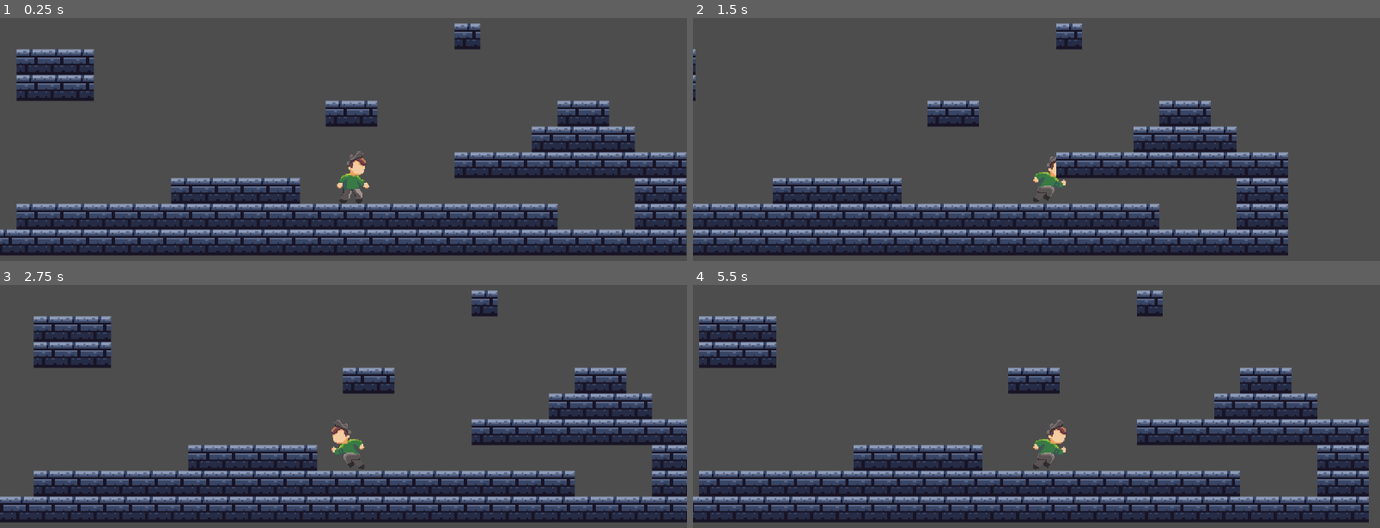
Above: before the commit, frames 1-4 (two rows, left to right).
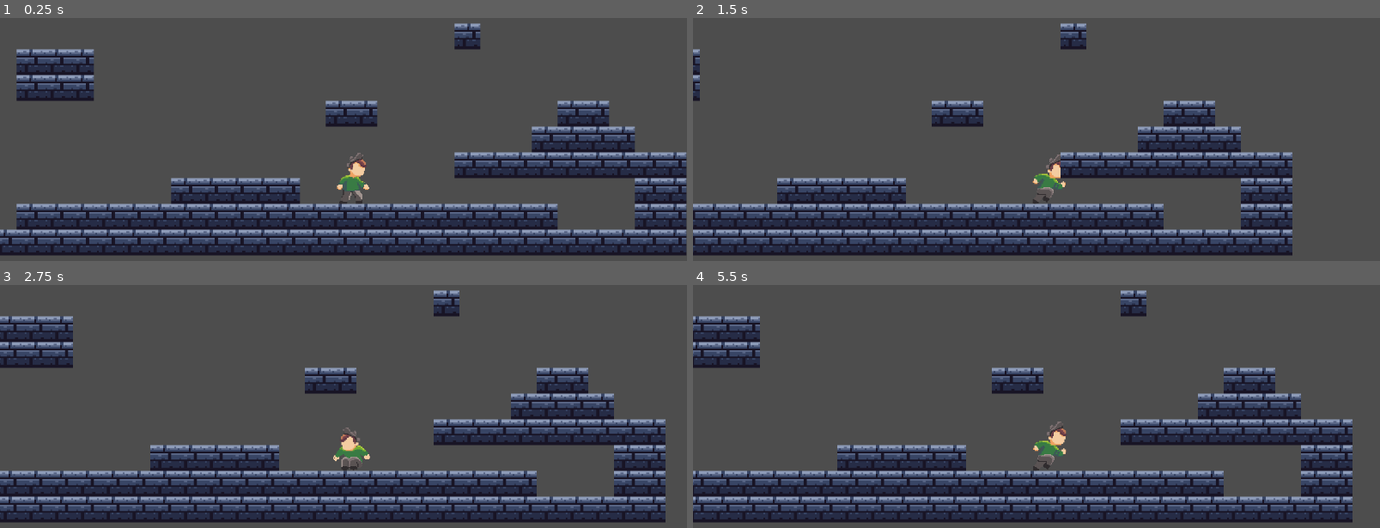
Above: after the commit, the same moments.

Repository: puli-101/movement-prototype
Game: Godot game, scene res://scenes/game.tscn
Same seed, same stepped clock (60 frames per second), same inputs: the game is played once before the commit and once after it.
Inputs:
- Up to frame 1 (0.25 s): no input
- Up to frame 2 (1.5 s): tap Enter at 0.5 s; hold S (crouch) 0.53-1.28 s; hold D (move_right) from 0.53 s (still down); tap Space (jump) at 0.77, 1.07 s; tap Shift (impulse) at 0.8, 1.35 s
- Up to frame 3 (2.75 s): tap Space (jump) at 1.52, 1.55, 1.82, 2.1 s; release D (move_right) at 2.03 s; hold Left (move_left) from 2.03 s (still down); hold S (crouch) from 2.03 s (still down)
- Up to frame 4 (5.5 s): release Left (move_left) at 2.78 s; release S (crouch) at 2.78 s; hold D (move_right) 2.78-4.28 s; tap S (crouch) at 2.85, 4.35 s; tap Space (jump) at 3.02, 3.32, 3.77, 3.8, 4.07, 4.52, 4.82 s; tap Shift (impulse) at 3.05, 3.6, 5.1 s; hold Left (move_left) 4.28-5.03 s; hold D (move_right) from 5.03 s (still down)

The runs differ from the first frame. In frame 1, 0.3% of the frame differs, in the area x 49-54%, y 54-77%; in frame 2, 8.3%; in frame 3, 17%, in the area x 0-100%, y 2-98%; in frame 4, 11%.

Commit message:
Added sliding and states machine for handling player states and animations

Diff:
--- a/scenes/components/movement_component.tscn
+++ b/scenes/components/movement_component.tscn
@@ -2,5 +2,12 @@
 
 [ext_resource type="Script" path="res://scripts/component_scripts/movement_component.gd" id="1_pgy7i"]
 
-[node name="MovementComponent" type="Node"]
+[node name="MovementComponent" type="Node" node_paths=PackedStringArray("slide_time")]
 script = ExtResource("1_pgy7i")
+slide_time = NodePath("SlideTime")
+
+[node name="SlideTime" type="Timer" parent="."]
+wait_time = 0.15
+one_shot = true
+
+[connection signal="timeout" from="SlideTime" to="." method="_on_slide_time_timeout"]
--- a/scenes/player.tscn
+++ b/scenes/player.tscn
@@ -7,6 +7,7 @@
 [ext_resource type="PackedScene" uid="uid://46qraosk1hc4" path="res://scenes/components/movement_component.tscn" id="5_btx7o"]
 [ext_resource type="PackedScene" uid="uid://deiusueimoywy" path="res://scenes/components/animation_component.tscn" id="6_gkq1p"]
 [ext_resource type="PackedScene" uid="uid://dek6esi6am4cx" path="res://scenes/components/advance_jump_component.tscn" id="7_71ktj"]
+[ext_resource type="Script" path="res://scripts/state_machines/player_sm.gd" id="8_k7c01"]
 
 [sub_resource type="AtlasTexture" id="AtlasTexture_8gv62"]
 atlas = ExtResource("2_ao41y")
@@ -72,8 +73,12 @@
 }]
 
 [sub_resource type="CapsuleShape2D" id="CapsuleShape2D_o0eax"]
-radius = 9.21053
-height = 40.7895
+radius = 12.5
+height = 36.8421
+
+[sub_resource type="CapsuleShape2D" id="CapsuleShape2D_cndnl"]
+radius = 13.0
+height = 26.0
 
 [node name="Player" type="CharacterBody2D" node_paths=PackedStringArray("gravity_component", "input_component", "movement_component", "animation_component", "advanced_jump_component")]
 script = ExtResource("1_bxhu2")
@@ -86,12 +91,16 @@
 [node name="AnimatedSprite2D" type="AnimatedSprite2D" parent="."]
 position = Vector2(1, -1)
 sprite_frames = SubResource("SpriteFrames_jn31r")
-animation = &"idle"
+animation = &"slide"
 autoplay = "idle"
 
-[node name="CollisionShape2D" type="CollisionShape2D" parent="."]
+[node name="StandingCollision" type="CollisionShape2D" parent="."]
 scale = Vector2(1.52, 1.52)
 shape = SubResource("CapsuleShape2D_o0eax")
+
+[node name="CrouchCollision" type="CollisionShape2D" parent="."]
+position = Vector2(0, 16)
+shape = SubResource("CapsuleShape2D_cndnl")
 
 [node name="GravityComponent" parent="." instance=ExtResource("3_rapeq")]
 
@@ -106,3 +115,7 @@
 sprite = NodePath("../AnimatedSprite2D")
 
 [node name="AdvanceJumpComponent" parent="." instance=ExtResource("7_71ktj")]
+
+[node name="PlayerSM" type="Node" parent="." node_paths=PackedStringArray("sprite")]
+script = ExtResource("8_k7c01")
+sprite = NodePath("../AnimatedSprite2D")
--- a/scripts/component_scripts/advance_jump_component.gd
+++ b/scripts/component_scripts/advance_jump_component.gd
@@ -14,7 +14,7 @@
 var is_jumping: bool = false
 var last_frame_on_floor: bool = false
 
-#Dtermine if player has just landed
+#Determine if player has just landed
 func has_just_landed(body: CharacterBody2D) -> bool:
 	return body.is_on_floor() and not last_frame_on_floor and is_jumping
 
--- a/scripts/component_scripts/animation_component.gd
+++ b/scripts/component_scripts/animation_component.gd
@@ -9,17 +9,3 @@
 		return
 
 	sprite.flip_h = false if move_direction > 0 else true
-
-func handle_move_animation(move_direction: float) -> void:
-	handle_horizontal_flip(move_direction)
-
-	if move_direction != 0:
-		sprite.play("run")
-	else:
-		sprite.play("idle")
-
-func handle_jump_animation(is_jumping: bool, is_falling: bool) -> void:
-	if is_jumping:
-		sprite.play("jump")
-	elif is_falling:
-		sprite.play("jump")
--- a/scripts/component_scripts/input_component.gd
+++ b/scripts/component_scripts/input_component.gd
@@ -14,3 +14,11 @@
 #Check if jump button was released
 func get_jump_imput_released() -> bool:
 	return Input.is_action_just_released("jump")
+
+#Check if crouch button is pressed
+func get_crouch_input() -> bool:
+	return Input.is_action_pressed("crouch")
+
+#Check if impulse button was pressed
+func get_slide_input() -> bool:
+	return Input.is_action_just_pressed("impulse")
--- a/scripts/component_scripts/movement_component.gd
+++ b/scripts/component_scripts/movement_component.gd
@@ -1,19 +1,48 @@
 extends Node
 class_name MovementComponent
 
+#Exports
+@export_subgroup("Nodes")
+@export var slide_time: Timer
+
 @export_subgroup("Settings")
 @export var speed: float = 100.0
+@export var crouch_speed: float = 60.0
+@export var slide_speed: float = 300.0
 @export var ground_accel_speed: float = 6.0
 @export var ground_decel_speed: float = 20.0
 @export var air_accel_speed: float = 10.0
 @export var air_decel_speed: float = 3.0
 
 
-func handle_horizontal_movement(body: CharacterBody2D, direction: float) -> void:
-	var velocity_change_speed: float = 0.0
-	if body.is_on_floor():
-		velocity_change_speed = ground_accel_speed if direction != 0 else ground_decel_speed
-	else:
-		velocity_change_speed = air_accel_speed if direction != 0 else air_decel_speed
+var is_sliding: bool = false
 
-	body.velocity.x = move_toward(body.velocity.x, direction * speed, velocity_change_speed)
+func handle_horizontal_movement(body: CharacterBody2D, direction: float, is_crouching: bool) -> void:
+	if not is_crouching and not is_sliding:
+		var velocity_change_speed: float = 0.0
+		if body.is_on_floor():
+			velocity_change_speed = ground_accel_speed if direction != 0 else ground_decel_speed
+		else:
+			velocity_change_speed = air_accel_speed if direction != 0 else air_decel_speed
+
+		body.velocity.x = move_toward(body.velocity.x, direction * speed, velocity_change_speed)
+	elif is_crouching and not is_sliding:
+
+		body.velocity.x = direction * crouch_speed
+
+
+func is_allowed_to_slide(body: CharacterBody2D, is_crouching: bool, want_to_slide: bool, direction: float) -> bool:
+	return body.is_on_floor() and is_crouching and not is_sliding and want_to_slide and direction != 0
+
+func handle_slide(body:CharacterBody2D, direction: float, is_crouching: bool, want_to_slide: bool) -> void:
+	if is_allowed_to_slide(body, is_crouching, want_to_slide, direction):
+		slide(body, direction)
+
+func slide(body: CharacterBody2D, direction: float) -> void:
+	is_sliding = true
+	body.velocity.x = direction * slide_speed
+	slide_time.start()
+
+
+func _on_slide_time_timeout() -> void:
+	is_sliding = false
--- a/scripts/player.gd
+++ b/scripts/player.gd
@@ -17,32 +17,20 @@
 const LEAP_INPULSE = Vector2(500,0)
 
 #updates every 1/60s
-func _physics_process(delta: float) -> void:
+func _move_player(delta) -> void:
 	# Add the gravity.
 	gravity_component.handle_gravity(self, delta)
 
 	#Get input and handle horizontal movement
-	movement_component.handle_horizontal_movement(self, input_component.input_horizontal)
+	movement_component.handle_horizontal_movement(self, input_component.input_horizontal, input_component.get_crouch_input())
 
 	#Handle animations
-	animation_component.handle_move_animation(input_component.input_horizontal)
-	animation_component.handle_jump_animation(advanced_jump_component.is_going_up, gravity_component.is_falling)
+	animation_component.handle_horizontal_flip(input_component.input_horizontal)
 
 	#Handle jump
 	advanced_jump_component.handle_jump(self, input_component.get_jump_input(), input_component.get_jump_imput_released())
 
-
-	#Handle crouching speeds
-	if Input.is_action_pressed("crouch"):
-		speed = CROUCH_SPEED
-	else:
-		speed = STD_SPEED
-
 	#Handle slide
-	if Input.is_action_pressed("crouch") and Input.is_action_just_pressed("impulse") and is_on_floor():
-		print("slide triggered")
-		#Modify collision shape
-		#Change sprite
-
+	movement_component.handle_slide(self, input_component.input_horizontal, input_component.get_crouch_input(), input_component.get_slide_input())
 
 	move_and_slide()
--- /dev/null
+++ b/scripts/state_machines/player_sm.gd
@@ -0,0 +1,60 @@
+extends "res://scripts/state_machines/state_machine.gd"
+
+@export var sprite: AnimatedSprite2D
+
+func _ready() -> void:
+	add_state("idle")
+	add_state("run")
+	add_state("jump")
+	add_state("crouch")
+	add_state("slide")
+	call_deferred('set_state', states.idle)
+
+func _state_logic(delta):
+	parent._move_player(delta)
+
+func _get_transition(_delta):
+	match state:
+		states.idle:
+			if parent.input_component.get_jump_input():
+				return states.jump
+			elif parent.input_component.get_crouch_input():
+				return states.crouch
+			elif parent.input_component.input_horizontal != 0:
+				return states.run
+		states.run:
+			if not parent.is_on_floor():
+				return states.jump
+			elif parent.input_component.get_crouch_input():
+				return states.crouch
+			elif parent.input_component.input_horizontal == 0:
+				return states.idle
+		states.jump:
+			if parent.is_on_floor():
+				return states.idle
+		states.crouch:
+			if parent.movement_component.is_sliding:
+				return states.slide
+			if !parent.input_component.get_crouch_input():
+				return states.idle
+		states.slide:
+			if not parent.movement_component.is_sliding:
+				return states.crouch
+
+func _enter_state(new_state, _old_state):
+	match new_state:
+		states.idle:
+			parent.get_node("StandingCollision").disabled = false
+			sprite.play("idle")
+		states.run:
+			sprite.play("run")
+		states.jump:
+			sprite.play("jump")
+		states.crouch:
+			parent.get_node("StandingCollision").disabled = true
+			sprite.play("crouch")
+		states.slide:
+			sprite.play("slide")
+
+func _exit_state(_old_state, _new_state):
+	pass
--- /dev/null
+++ b/scripts/state_machines/state_machine.gd
@@ -0,0 +1,40 @@
+extends Node
+class_name StateMachine
+
+var state = null
+var previous_state = null
+var states = {}
+
+
+@onready var parent = get_parent()
+
+func _physics_process(delta):
+	if state != null:
+		_state_logic(delta)
+		var transition = _get_transition(delta)
+		if transition != null:
+			set_state(transition)
+
+func _state_logic(delta):
+	pass
+
+func _get_transition(delta):
+	return null
+
+func _enter_state(new_state, old_state):
+	pass
+
+func _exit_state(old_state, new_state):
+	pass
+
+func set_state(new_state):
+	previous_state = state
+	state = new_state
+
+	if previous_state != null:
+		_exit_state(previous_state, new_state)
+	if new_state != null:
+		_enter_state(new_state, previous_state)
+
+func add_state(state_name):
+	states[state_name] = states.size()
Not shown: 1 places in scenes/player.tscn that only renumber resources
